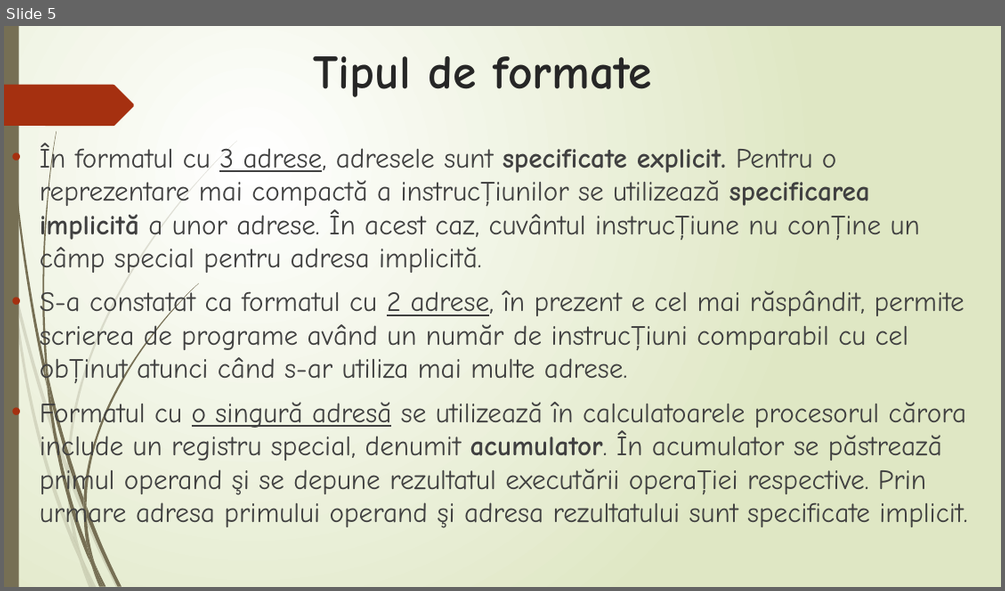
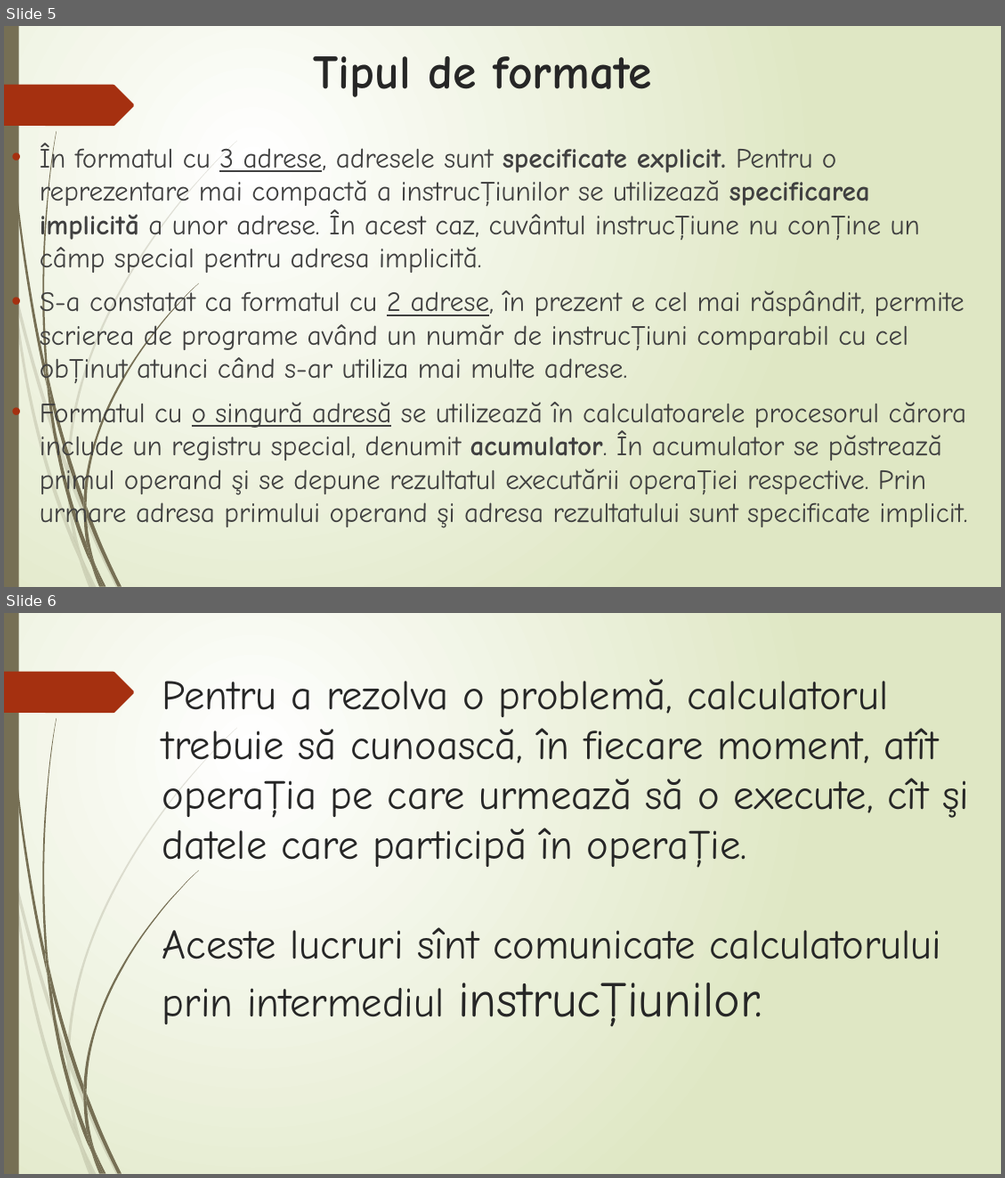
Before and after one commit to Morari222/Structura-si-functionarea-calculatorului, a slide deck: PPT_SlipenskiOlga_MorariCorina_10B_SH.pptx. Shown one above the other, each under a label of ours: slide 5 before the commit, slides 5 and 6 after it. The pictures are 1005x591 and 1005x1178 pixels, drawn with LibreOffice and Linux fonts; fonts in the diff are those of the drawing. Boxes give left, top, right and bottom in pixels: in the first picture for what was removed or moved away, otherwise in the second. Text is boxed around its words. In the diff, an @@ line names an element or a change of style, - is before the commit and + after.

```diff
--- a/PPT_SlipenskiOlga_MorariCorina_10B_SH.pptx
+++ b/PPT_SlipenskiOlga_MorariCorina_10B_SH.pptx
@@ slide 6 added at box(4, 613, 1001, 1174), background gradient #FFFFFF to #DFE8C4; not listed: 24 template elements that a slide beside it also shows @@
@@ title added at box(162, 679, 969, 1027), 40 pt, text #262626 @@
+Pentru a rezolva o problemă, calculatorul trebuie să cunoască, în fiecare moment, atît operaţia pe care urmează să o execute, cît şi datele care participă în operaţie.
+Aceste lucruri sînt comunicate calculatorului prin intermediul instrucţiunilor.
```
